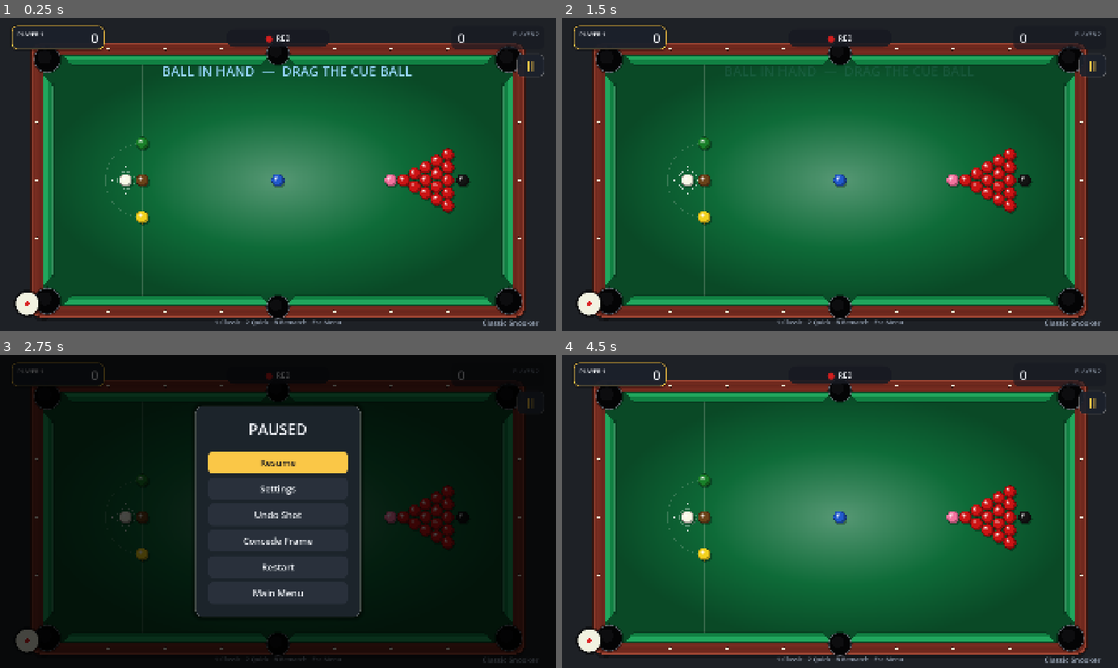
Above: before the commit, frames 1-4 (two rows, left to right).
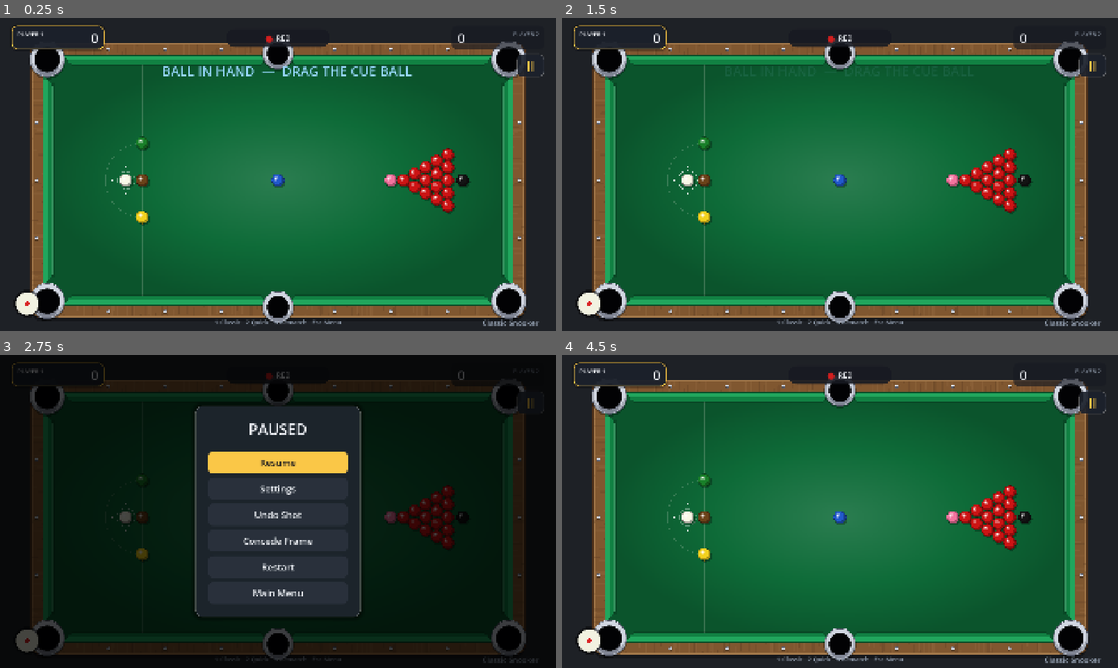
Above: after the commit, the same moments.

Repository: SaadiDK-003/pocket_duel
Game: Godot game, scene res://scenes/snooker/snooker_game.tscn
Two runs of this game, one before a commit and one after it. Both use one fixed random seed, a clock stepped at 60 frames per second and the inputs below. This scene is started directly instead of the project's main scene.
Inputs:
- Up to frame 1 (0.25 s): no input
- Up to frame 2 (1.5 s): click "II" at 0.5 s; click "Restart" at 1.25 s
- Up to frame 3 (2.75 s): click "II" at 2 s
- Up to frame 4 (4.5 s): click "Restart" at 2.75 s; click "II" at 3.5 s; click "Restart" at 4.25 s

The runs differ from the first frame. In frame 1, 13% of the frame differs, in the area x 5-95%, y 7-98%; in frame 2, 13%; in frame 3, 1.0%; in frame 4, 13%.

Commit message:
Match reference table: silver pocket plates, wood grain, stud sights, even felt
- Pockets now sit in a brushed-silver metal plate (soft vertical bevel), like
  the reference — clean, not the high-contrast 'eyeball' ring
- Warmer brown wood with denser cross-grain streaks
- Sight dots are metallic silver studs
- Softer, more even felt (gentle centre, light edge vignette)

Co-Authored-By: Claude Opus 4.8 <noreply@anthropic.com>

Diff:
--- a/scripts/snooker/table.gd
+++ b/scripts/snooker/table.gd
@@ -35,10 +35,10 @@
 var felt_dark: Color = Color(0.035, 0.30, 0.16)
 var cushion_color: Color = Color(0.05, 0.36, 0.19)
 var cushion_top: Color = Color(0.13, 0.55, 0.30)
-# Rich mahogany rail (independent of the cloth colour), like 8-ball-pool.
-var wood_dark: Color = Color(0.20, 0.08, 0.06)
-var wood_color: Color = Color(0.44, 0.16, 0.12)
-var wood_light: Color = Color(0.62, 0.27, 0.20)
+# Warm brown wood rail (independent of the cloth colour), like the reference.
+var wood_dark: Color = Color(0.30, 0.19, 0.10)
+var wood_color: Color = Color(0.50, 0.34, 0.19)
+var wood_light: Color = Color(0.64, 0.47, 0.29)
 var line_color: Color = Color(0.9, 0.9, 0.85, 0.20)
 var pocket_color: Color = Color(0.02, 0.02, 0.02)
 var pocket_rim: Color = Color(0.11, 0.09, 0.07)
@@ -56,8 +56,8 @@
 	# Apply the selected table cloth. Cushions are LIGHTER than the bed (8-ball
 	# style); the bed gets a bright centre fading to dark edges.
 	felt_color = GameState.cloth_color()
-	felt_light = felt_color.lightened(0.30)
-	felt_dark = felt_color.darkened(0.32)
+	felt_light = felt_color.lightened(0.12)   # gentle centre (even lighting)
+	felt_dark = felt_color.darkened(0.22)     # soft edge vignette
 	# Brighten in HSV (keep the hue & saturation) so the cushion stays a rich
 	# version of the cloth colour instead of washing out to a pale tint.
 	cushion_color = _brighten(felt_color, 1.20, 1.0)    # mid-tone face
@@ -246,40 +246,47 @@
 		_draw_pocket(p["visual"], hole)
 
 
-## One clean dark pocket opening with a soft rim and a thin metal edge.
+## A pocket: a brushed-silver metal plate (soft vertical bevel, like the
+## reference table) with a clean black hole punched through it.
 func _draw_pocket(pos: Vector2, hole: float) -> void:
-	draw_circle(pos, hole * 1.16, Color(0, 0, 0, 0.35))                 # soft shadow into the felt/wood
-	draw_circle(pos, hole * 1.05, Color(0.10, 0.11, 0.13))             # dark rim
-	draw_arc(pos, hole * 1.05, 0.0, TAU, 44, Color(0.60, 0.63, 0.68, 0.55), 2.0, true)  # thin silver edge
-	draw_circle(pos, hole, Color(0.015, 0.015, 0.02))                 # the hole (near-black)
-	draw_circle(pos - Vector2(hole * 0.20, hole * 0.20), hole * 0.55, Color(0.05, 0.05, 0.06))  # faint depth
-
-
-## Faint lengthwise wood grain on the four rails (streaks running along each rail).
+	var plate := hole * 1.42
+	draw_circle(pos + Vector2(0, plate * 0.08), plate * 1.05, Color(0, 0, 0, 0.30))   # drop shadow
+	draw_circle(pos, plate, Color(0.66, 0.68, 0.72))                                  # metal base
+	draw_circle(pos - Vector2(0, plate * 0.16), plate * 0.92, Color(0.82, 0.84, 0.88))  # upper sheen
+	draw_circle(pos + Vector2(0, plate * 0.30), plate * 0.66, Color(0.50, 0.52, 0.58))  # lower shade
+	draw_arc(pos, plate, 0.0, TAU, 48, Color(0.30, 0.32, 0.38), 2.0, true)            # rim
+	draw_circle(pos, hole, Color(0.01, 0.01, 0.015))                                 # the hole
+	draw_arc(pos, hole, 0.0, TAU, 40, Color(0, 0, 0, 0.8), 3.0, true)                 # inner rim
+
+
+## Wood grain: fine streaks running ACROSS each rail (like the reference), dense
+## and slightly irregular so the rail reads as real timber.
 func _draw_wood_grain(felt_rect: Rect2, outer: Rect2) -> void:
-	var corner := 44.0
+	var corner := 46.0
 	var rng := RandomNumberGenerator.new()
 	rng.seed = 20240611
-	# Top & bottom rails: horizontal streaks.
-	for band in [[outer.position.y + 6.0, felt_rect.position.y], [felt_rect.end.y, outer.end.y - 6.0]]:
-		var x0 := outer.position.x + corner
-		var x1 := outer.end.x - corner
-		for i in range(11):
-			var yy: float = lerpf(band[0], band[1], (i + 0.5) / 11.0)
-			var dark := i % 2 == 0
+	# Top & bottom rails: vertical streaks stepped along the length.
+	for band in [[outer.position.y + 6.0, felt_rect.position.y - 1.0], [felt_rect.end.y + 1.0, outer.end.y - 6.0]]:
+		var x := outer.position.x + corner
+		var x_end := outer.end.x - corner
+		while x < x_end:
+			var dark := rng.randf() < 0.5
 			var base := wood_dark if dark else wood_light
-			var col := Color(base.r, base.g, base.b, rng.randf_range(0.08, 0.20))
-			draw_line(Vector2(x0, yy), Vector2(x1, yy), col, rng.randf_range(1.0, 2.0))
-	# Left & right rails: vertical streaks.
-	for band in [[outer.position.x + 6.0, felt_rect.position.x], [felt_rect.end.x, outer.end.x - 6.0]]:
-		var y0 := outer.position.y + corner
-		var y1 := outer.end.y - corner
-		for i in range(11):
-			var xx: float = lerpf(band[0], band[1], (i + 0.5) / 11.0)
-			var dark := i % 2 == 0
+			var col := Color(base.r, base.g, base.b, rng.randf_range(0.10, 0.28))
+			var jit := rng.randf_range(-2.0, 2.0)
+			draw_line(Vector2(x, band[0]), Vector2(x + jit, band[1]), col, rng.randf_range(1.0, 2.4))
+			x += rng.randf_range(5.0, 11.0)
+	# Left & right rails: horizontal streaks stepped along the height.
+	for band in [[outer.position.x + 6.0, felt_rect.position.x - 1.0], [felt_rect.end.x + 1.0, outer.end.x - 6.0]]:
+		var y := outer.position.y + corner
+		var y_end := outer.end.y - corner
+		while y < y_end:
+			var dark := rng.randf() < 0.5
 			var base := wood_dark if dark else wood_light
-			var col := Color(base.r, base.g, base.b, rng.randf_range(0.08, 0.20))
-			draw_line(Vector2(xx, y0), Vector2(xx, y1), col, rng.randf_range(1.0, 2.0))
+			var col := Color(base.r, base.g, base.b, rng.randf_range(0.10, 0.28))
+			var jit := rng.randf_range(-2.0, 2.0)
+			draw_line(Vector2(band[0], y), Vector2(band[1], y + jit), col, rng.randf_range(1.0, 2.4))
+			y += rng.randf_range(5.0, 11.0)
 
 
 ## Sight dots (diamonds) evenly spaced along the wooden rails.
@@ -289,7 +296,7 @@
 	var bot_y := felt_rect.end.y + half
 	var left_x := felt_rect.position.x - half
 	var right_x := felt_rect.end.x + half
-	var r := maxf(pocket_radius * 0.10, 3.0)
+	var r := maxf(pocket_radius * 0.13, 4.0)
 	var px := play_rect.position.x
 	var py := play_rect.position.y
 	var pw := play_rect.size.x
@@ -302,10 +309,13 @@
 		_dot(Vector2(right_x, py + f * ph), r)
 
 
+## A metallic silver stud (like the reference's rail bolts).
 func _dot(p: Vector2, r: float) -> void:
-	draw_circle(p, r * 1.25, wood_dark)          # recessed shadow
-	draw_circle(p, r, sight_color)
-	draw_circle(p - Vector2(r * 0.3, r * 0.3), r * 0.4, sight_color.lightened(0.3))  # tiny sheen
+	draw_circle(p + Vector2(0, r * 0.22), r * 1.18, Color(0, 0, 0, 0.35))          # shadow
+	draw_circle(p, r, Color(0.60, 0.62, 0.66))                                     # metal base
+	draw_circle(p - Vector2(0, r * 0.18), r * 0.8, Color(0.80, 0.82, 0.86))        # upper sheen
+	draw_circle(p - Vector2(r * 0.28, r * 0.30), r * 0.32, Color(0.93, 0.95, 0.98))  # highlight
+	draw_arc(p, r, 0.0, TAU, 20, Color(0.34, 0.36, 0.42), 1.0, true)               # rim
 
 
 # ------------------------------------------------------------------ Draw helpers
